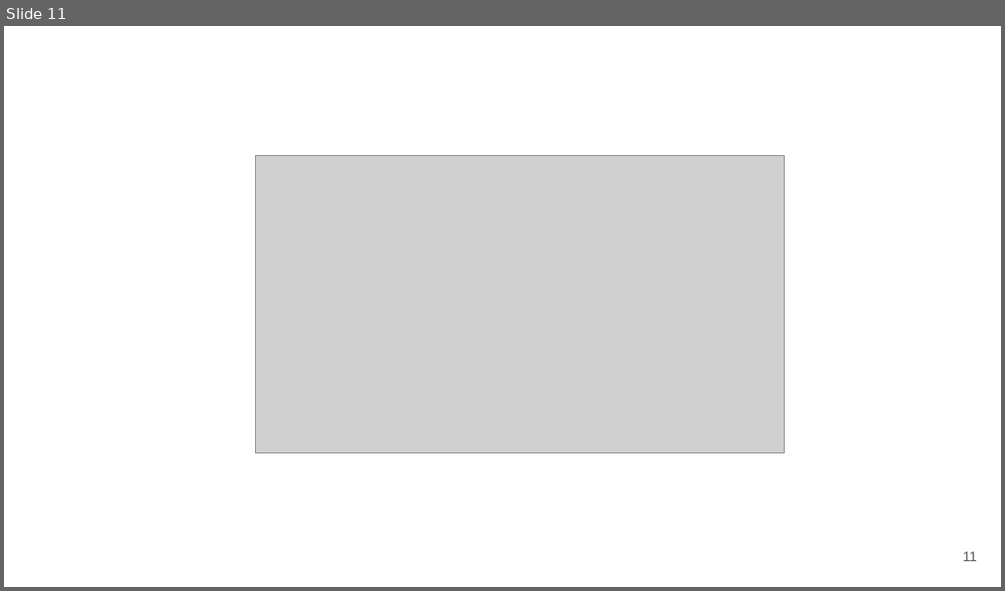
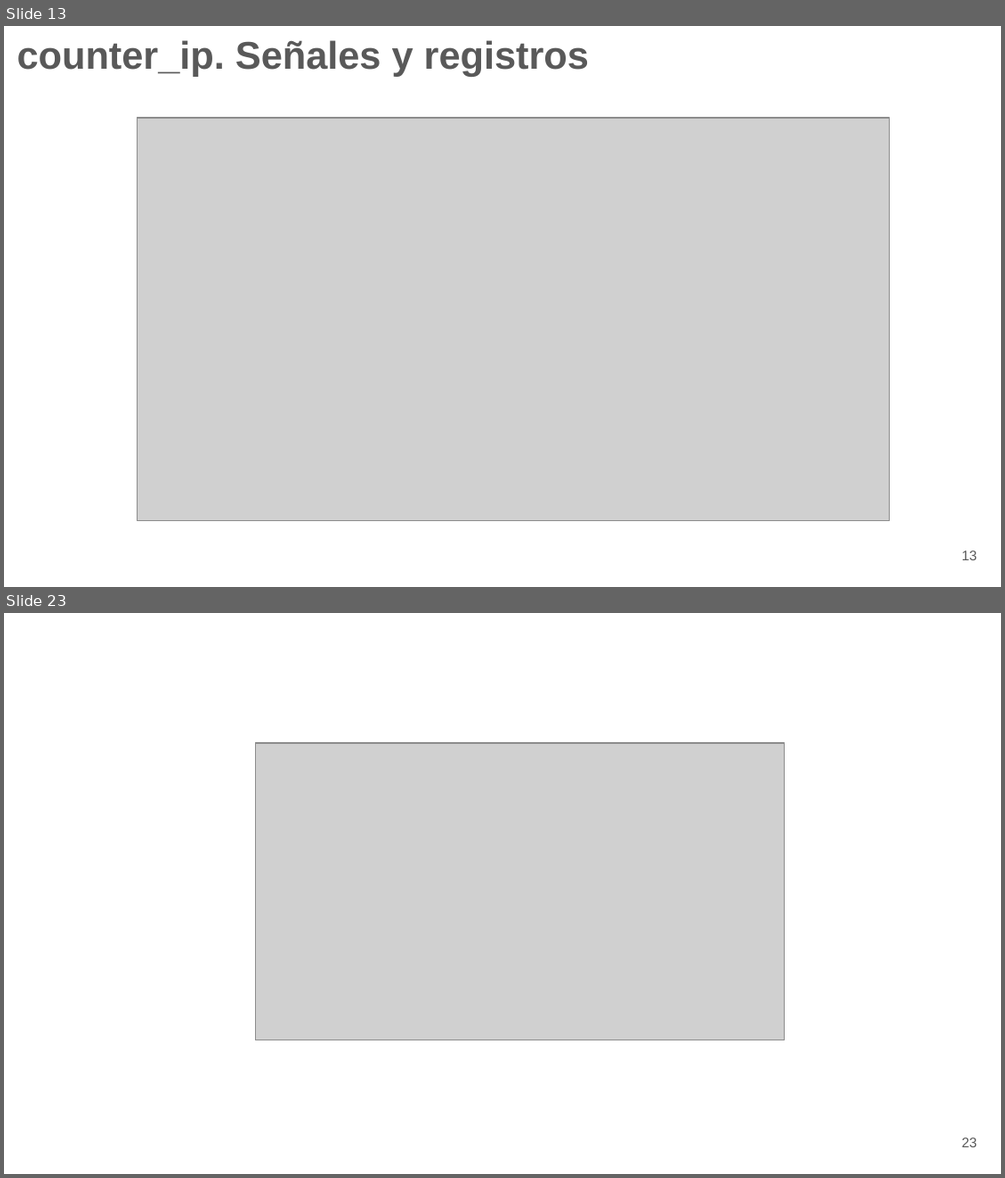
Before and after one commit to raulemilio/RomeroRaul_MyS_TF, a slide deck: entregables/MyS_TPF_ROMERO.pptx. Shown one above the other, each under a label of ours: slide 11 before the commit, slides 13 and 23 after it; the slides between them are not shown. The pictures are 1005x591 and 1005x1178 pixels, drawn with LibreOffice and Linux fonts; fonts in the diff are those of the drawing; grey boxes stand for pictures; background and template pictures are left out. Boxes give left, top, right and bottom in pixels: in the first picture for what was removed or moved away, otherwise in the second. Text is boxed around its words. In the diff, an @@ line names an element or a change of style, - is before the commit and + after.

```diff
--- a/entregables/MyS_TPF_ROMERO.pptx
+++ b/entregables/MyS_TPF_ROMERO.pptx
@@ slide 13 added at [4, 26, 1001, 587], background picture (left out) @@
@@ title added at [17, 40, 589, 76], 27.9 pt, text #595959, bold @@
+counter_ip. Señales y registros
@@ picture added at [138, 118, 890, 521] @@
@@ page number added at [962, 550, 977, 560], 10 pt, text #595959 @@
+13
@@ what was slide 11 is now slide 23 @@
@@ page number at [962, 1137, 977, 1147]: text changed @@
-11
+23
```
Also in this commit, not shown: 7 slides changed, 11 other slides added, 11 other files.
